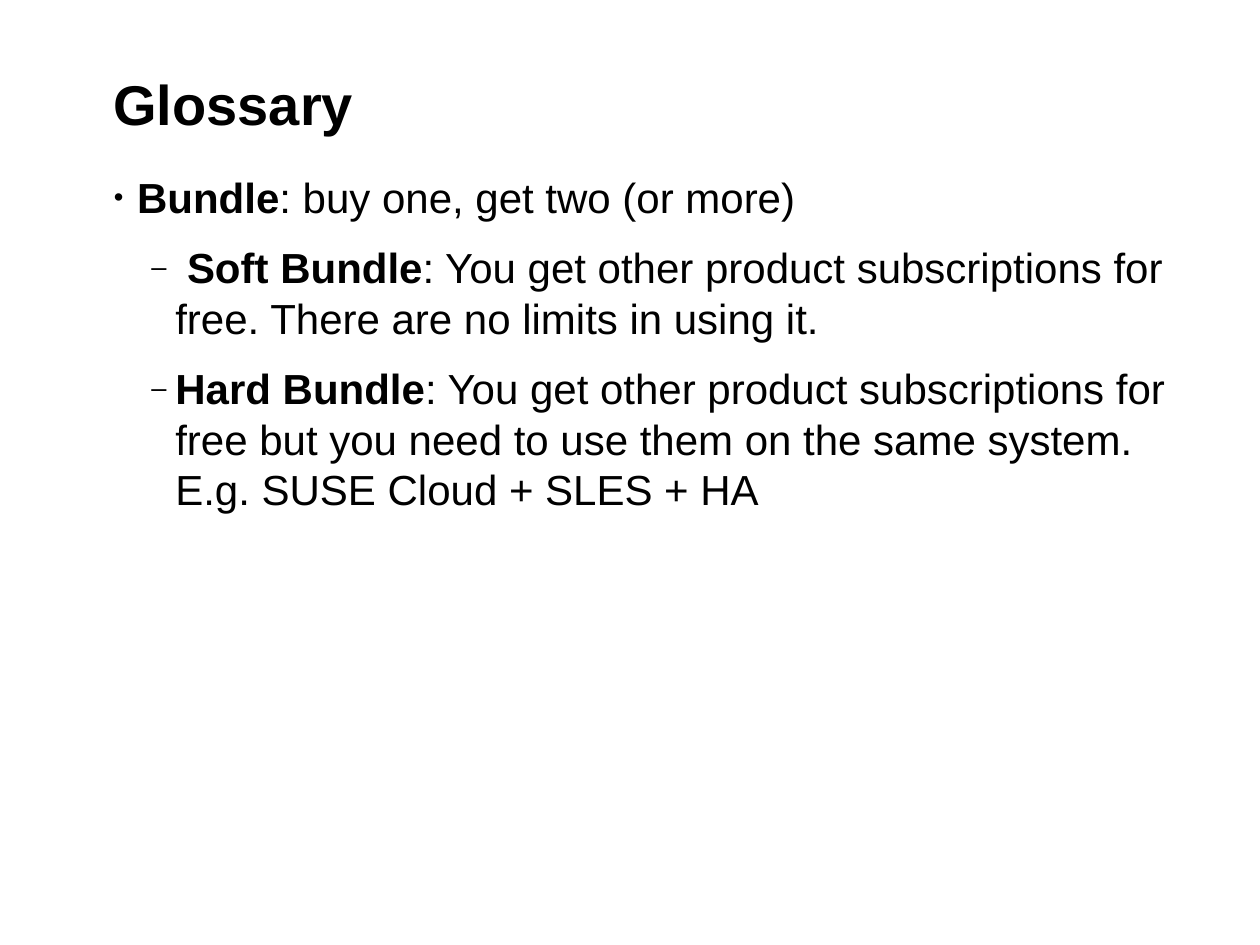
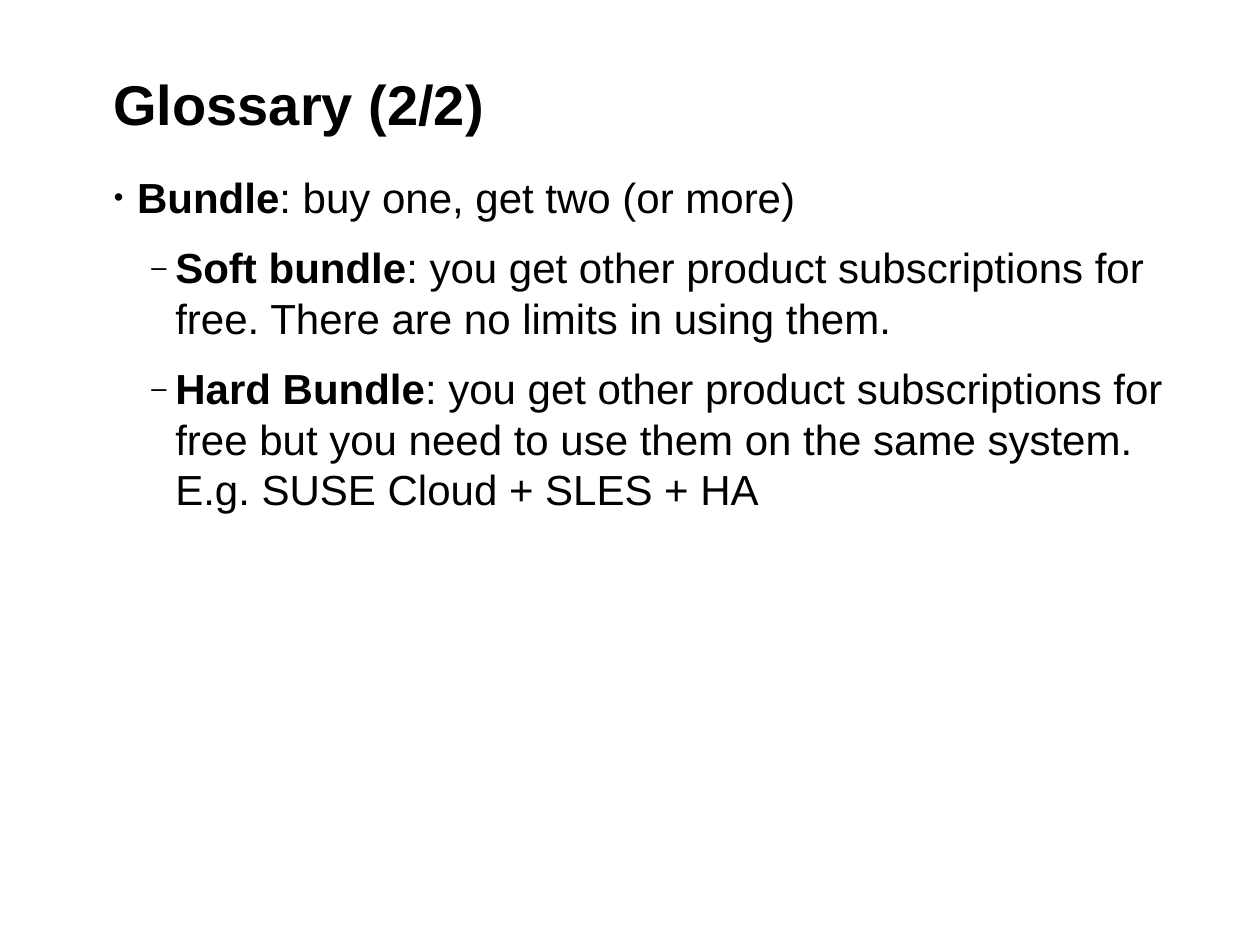
Before and after one commit to hustodemon/subscription-matcher, a slide deck: slide 7 of doc/SubscriptionCounting.odp. Drawn at 1260x945 pixels with LibreOffice and Linux fonts; fonts in the diff are those of the drawing; background and template pictures are left out. Boxes give left, top, right and bottom in pixels: in the first picture for what was removed or moved away, otherwise in the second. Text is boxed around its words. In the diff, an @@ line names an element or a change of style, - is before the commit and + after.

```diff
--- a/doc/SubscriptionCounting.odp
+++ b/doc/SubscriptionCounting.odp
@@ title at <box>113,84,484,136</box>: text changed @@
-Glossary
+Glossary (2/2)
@@ text at <box>175,252,1162,514</box>: text changed @@
-  ‒ Soft Bundle: You get other product subscriptions for free. There are no limits in using it.
-  ‒ Hard Bundle: You get other product subscriptions for free but you need to use them on the same system. E.g. SUSE Cloud + SLES + HA
+  ‒ Soft bundle: you get other product subscriptions for free. There are no limits in using them.
+  ‒ Hard Bundle: you get other product subscriptions for free but you need to use them on the same system. E.g. SUSE Cloud + SLES + HA
```
Also in this commit, not shown: 16 other slides changed, 2 slides added, 1 slide removed.
